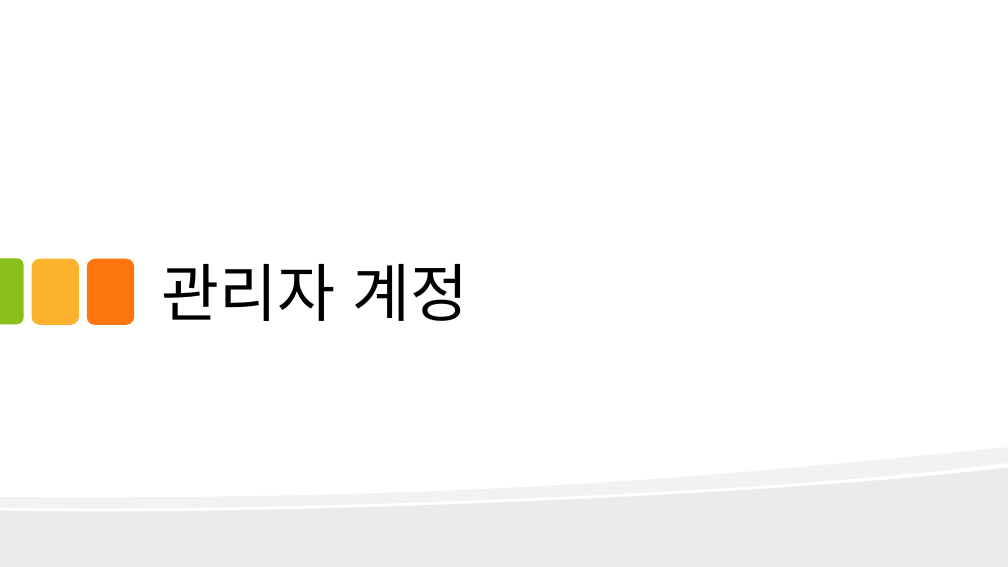
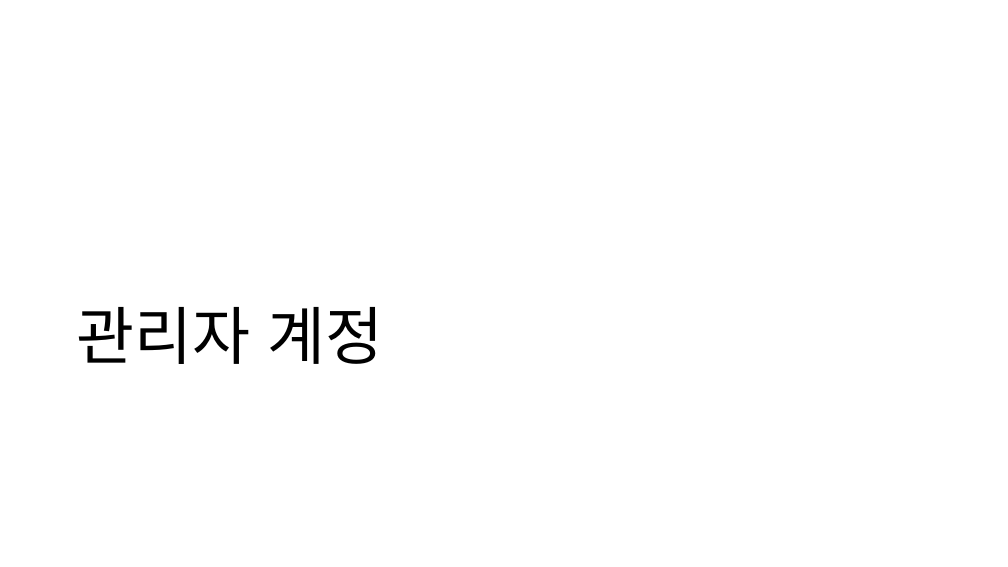
Before and after one commit to kjayvam/HTML, a slide deck: slide 23 of project/ppt/김영민_화면설계.pptx. Drawn at 1008x567 pixels with LibreOffice and Linux fonts; fonts in the diff are those of the drawing. Boxes give left, top, right and bottom in pixels: in the first picture for what was removed or moved away, otherwise in the second. Text is boxed around its words. In the diff, an @@ line names an element or a change of style, - is before the commit and + after.

```diff
--- a/project/ppt/김영민_화면설계.pptx
+++ b/project/ppt/김영민_화면설계.pptx
@@ title "관리자 계정": place and size @@
-title "관리자 계정" at bbox=[161, 264, 469, 321]
+title "관리자 계정" at bbox=[76, 307, 384, 364]
@@ title "관리자 계정" at bbox=[76, 307, 384, 364]: line spacing 1 to 0.9 @@
@@ round same rect removed at bbox=[0, 259, 23, 324] @@
@@ rounded rectangle removed at bbox=[32, 259, 79, 324] @@
@@ rounded rectangle removed at bbox=[87, 259, 135, 324] @@
@@ freeform shape removed at bbox=[0, 447, 1008, 567] @@
@@ freeform shape removed at bbox=[0, 468, 1008, 567] @@
```
Also in this commit, not shown: 28 other slides changed, 11 other files.
